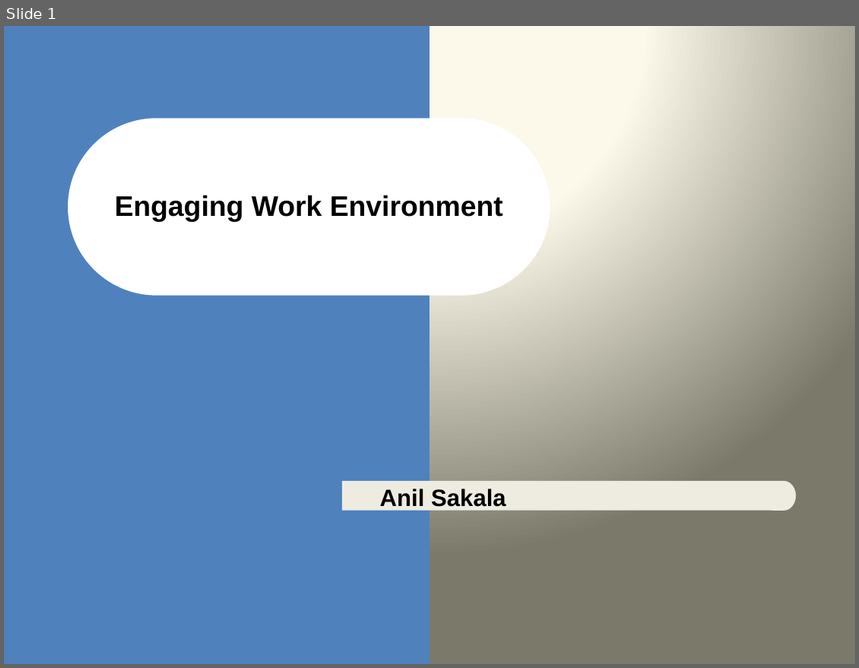
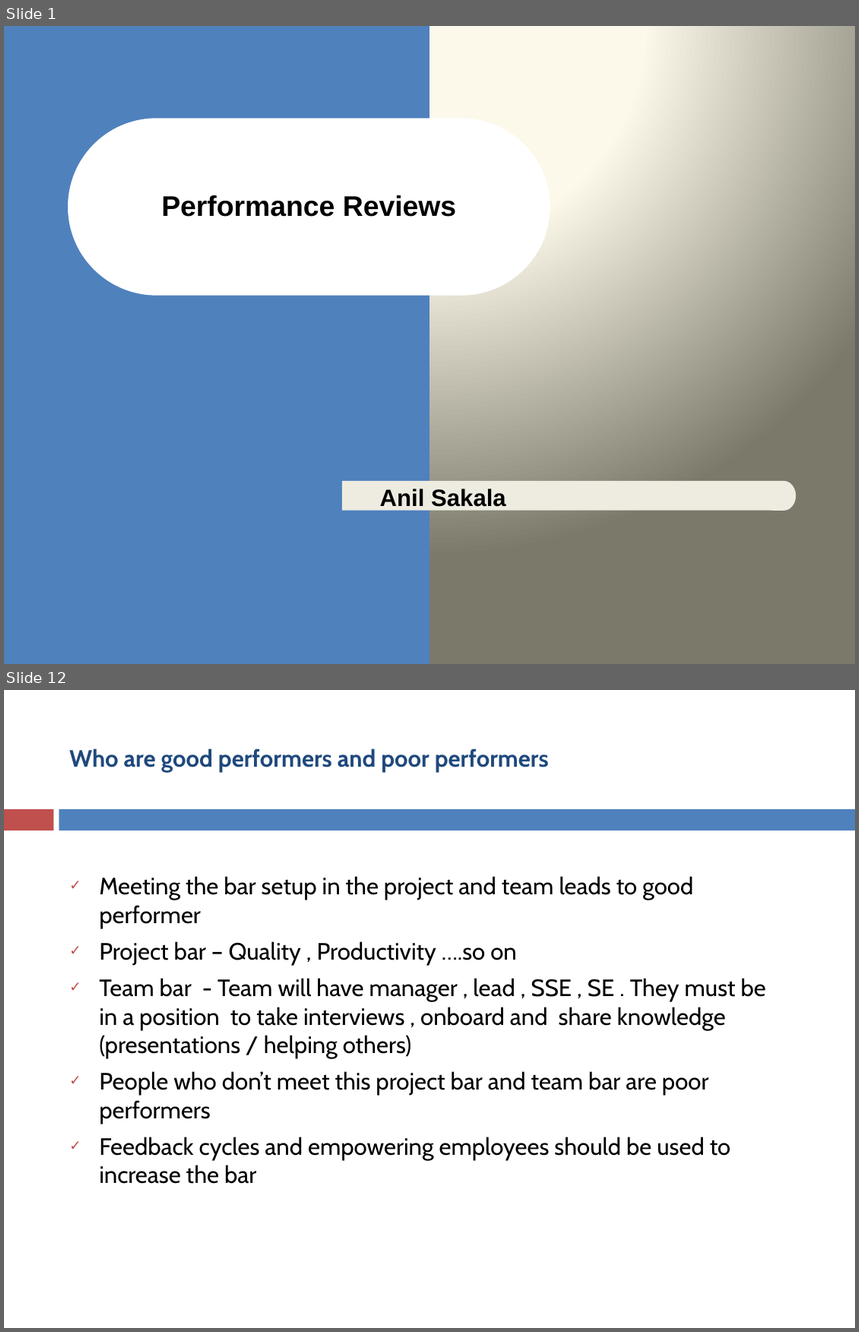
Before and after one commit to asakala/notes, a slide deck: Prokarma/Performance Appraisals.pptx. Shown one above the other, each under a label of ours: slide 1 before the commit, slides 1 and 12 after it; the slides between them are not shown. The pictures are 859x668 and 859x1332 pixels, drawn with LibreOffice and Linux fonts; fonts in the diff are those of the drawing. Boxes give left, top, right and bottom in pixels: in the first picture for what was removed or moved away, otherwise in the second. Text is boxed around its words. In the diff, an @@ line names an element or a change of style, - is before the commit and + after.

```diff
--- a/Prokarma/Performance Appraisals.pptx
+++ b/Prokarma/Performance Appraisals.pptx
@@ slide 12 added at box(4, 690, 855, 1328), background #FFFFFF @@
@@ title added at box(69, 749, 549, 772), 20 pt, text #1F497D, bold @@
+Who are good performers and poor performers
@@ rectangle added at box(4, 809, 53, 831), fill #C0504D @@
@@ rectangle added at box(59, 809, 855, 831), fill #4F81BD @@
@@ text added at box(99, 876, 766, 1184), 20 pt, text #000000 @@
+✓ Meeting the bar setup in the project and team leads to good performer
+✓ Project bar – Quality , Productivity ….so on
+✓ Team bar - Team will have manager , lead , SSE , SE . They must be in a position to take interviews , onboard and share knowledge (presentations / helping others)
+✓ People who don’t meet this project bar and team bar are poor performers
+✓ Feedback cycles and empowering employees should be used to increase the bar
@@ slide 1 changed as well @@
@@ title at box(161, 195, 456, 217): text changed @@
-Engaging Work Environment
+Performance Reviews
```
Also in this commit, not shown: 10 other slides changed, 5 other slides added, 13 slides removed, 16 other files.
